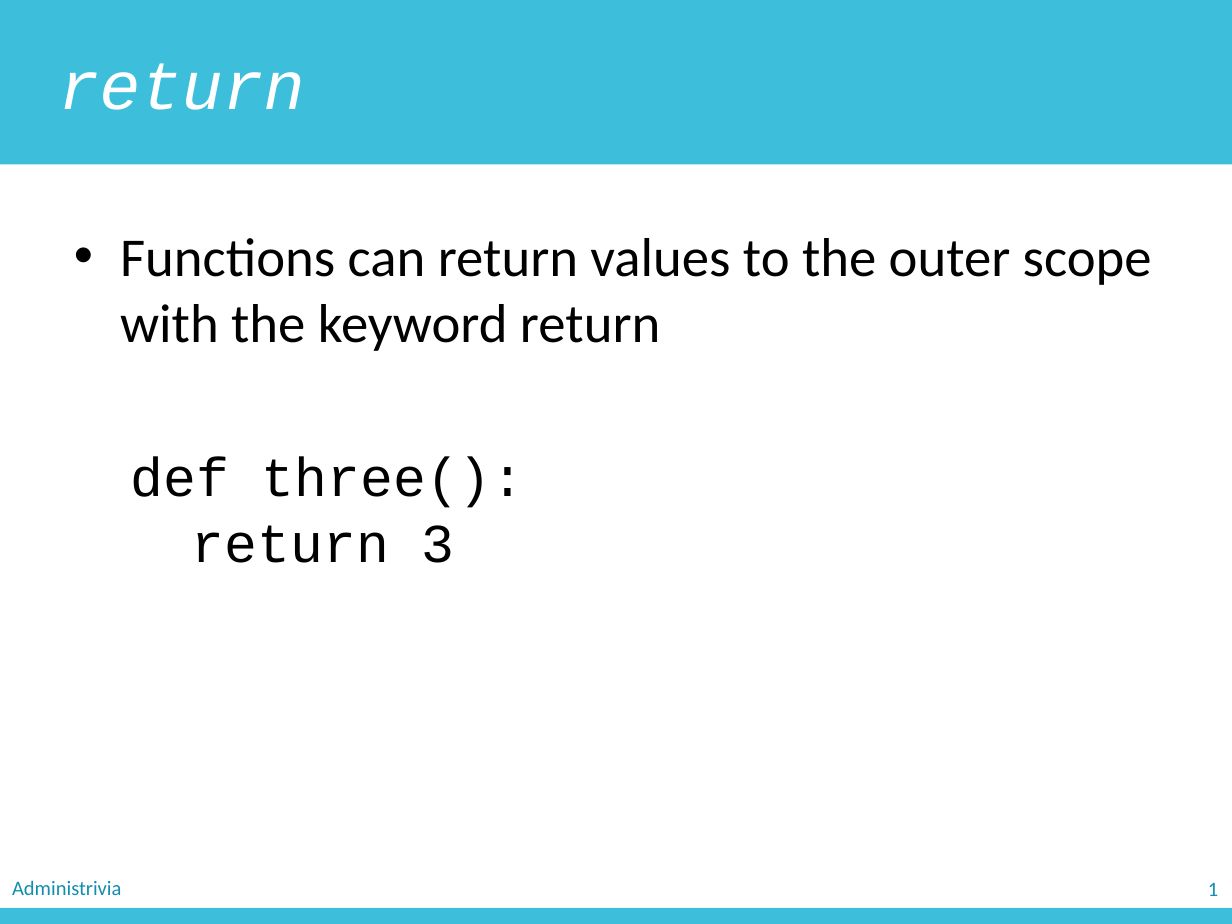
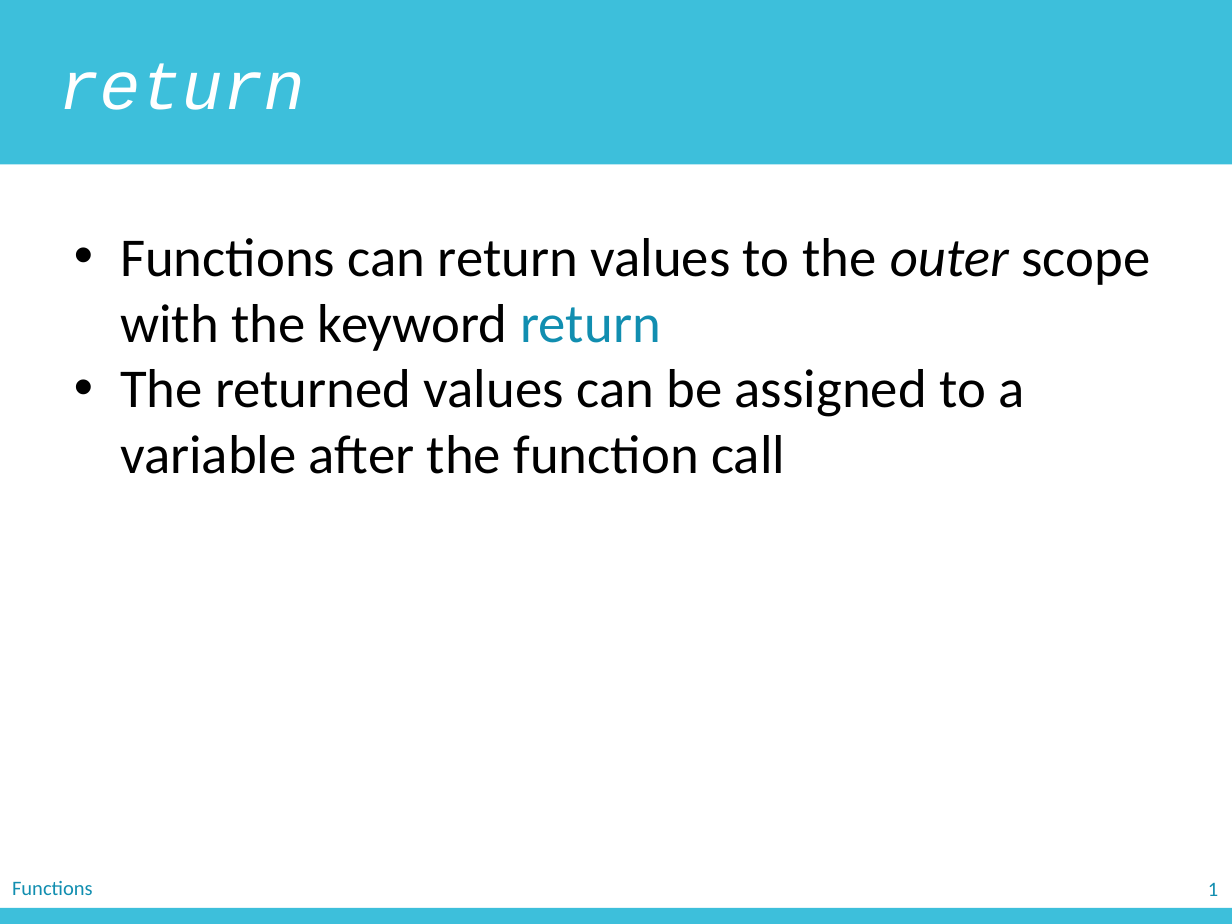
Before and after one commit to zichengliao/zuics101-fa17, a slide deck: slide 18 of lectures/lec05/lec05.pptx (slide 17 before the commit). Drawn at 1232x924 pixels with LibreOffice and Linux fonts; fonts in the diff are those of the drawing. Boxes give left, top, right and bottom in pixels: in the first picture for what was removed or moved away, otherwise in the second. Text is boxed around its words. In the diff, an @@ line names an element or a change of style, - is before the commit and + after.

```diff
--- a/lectures/lec05/lec05.pptx
+++ b/lectures/lec05/lec05.pptx
@@ text at bbox=[120, 238, 1150, 351]: text colour #000000 to #118EB0 in "return"; italic on in "outer" @@
@@ text at bbox=[120, 369, 1024, 474]: paragraph added @@
+• The returned values can be assigned to a variable after the function call
@@ text removed at bbox=[130, 457, 525, 563] @@
-def three():
-return 3
@@ text removed at bbox=[12, 880, 121, 895] @@
-Administrivia
@@ text added at bbox=[12, 881, 93, 895], 12 pt, text #118EB0 @@
+Functions
```
Also in this commit, not shown: 50 other slides changed, 4 slides added, 1 slide removed, 1 other file.
